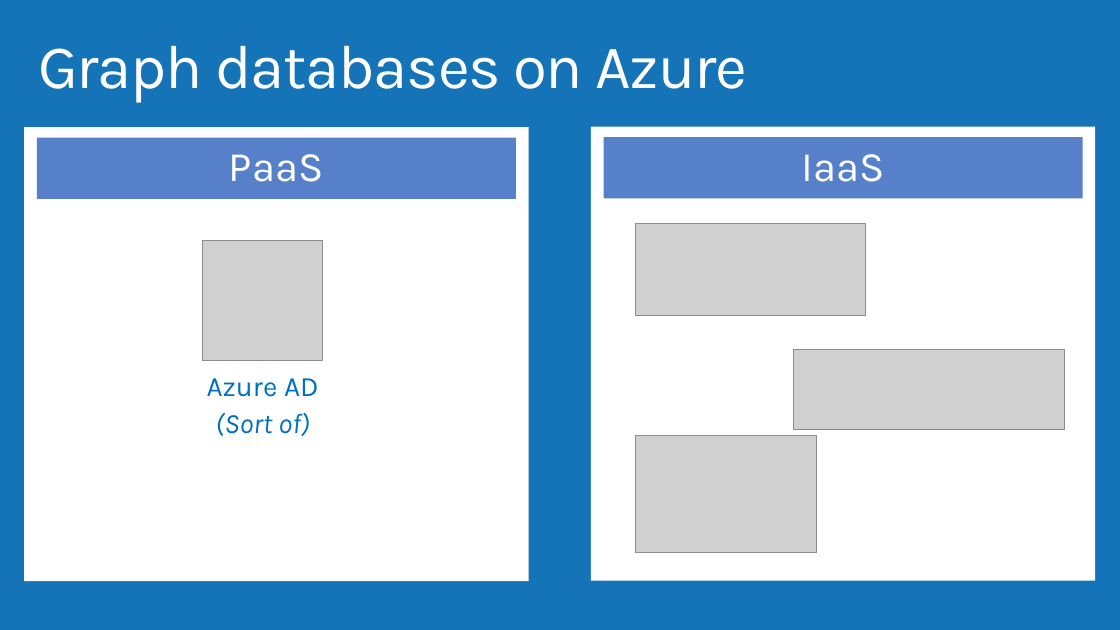
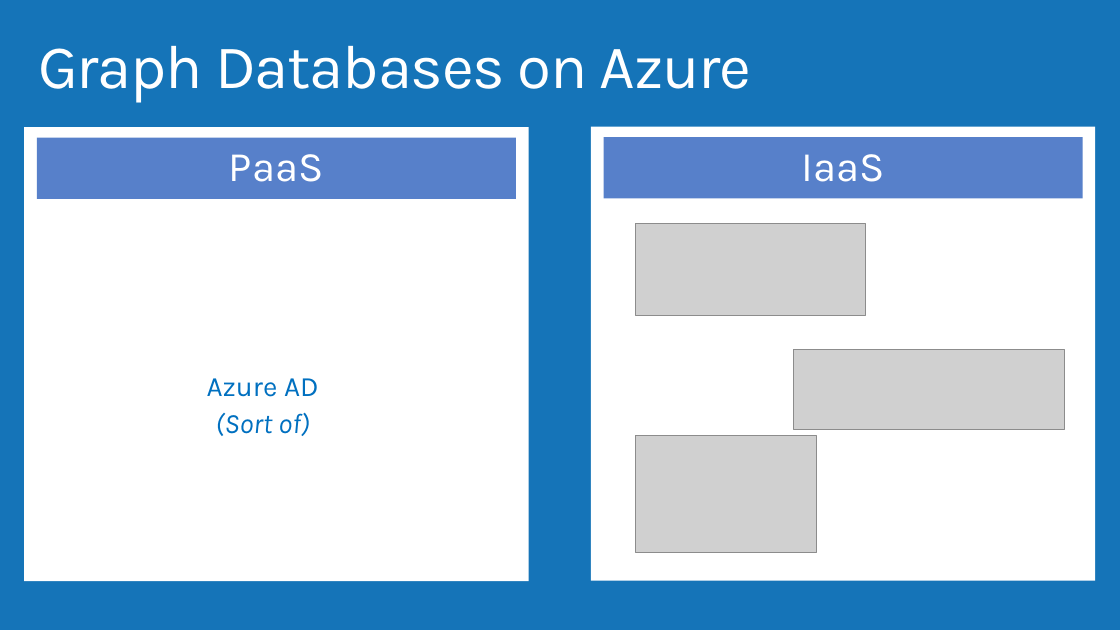
Before and after one commit to AzureCAT-GSI/Modern-Apps, a slide deck: slide 29 of Architecting for Modern Cloud Applications.pptx. Drawn at 1120x630 pixels with LibreOffice and Linux fonts; fonts in the diff are those of the drawing; grey boxes stand for pictures; background and template pictures are left out. Boxes give left, top, right and bottom in pixels: in the first picture for what was removed or moved away, otherwise in the second. Text is boxed around its words. In the diff, an @@ line names an element or a change of style, - is before the commit and + after.

```diff
--- a/Architecting for Modern Cloud Applications.pptx
+++ b/Architecting for Modern Cloud Applications.pptx
@@ title at (x1=38, y1=46, x2=752, y2=103): text changed @@
-Graph databases on Azure
+Graph Databases on Azure
@@ picture removed at (x1=202, y1=240, x2=323, y2=360) @@
```
Also in this commit, not shown: 10 other slides changed, 1 slide added, 1 slide removed.
